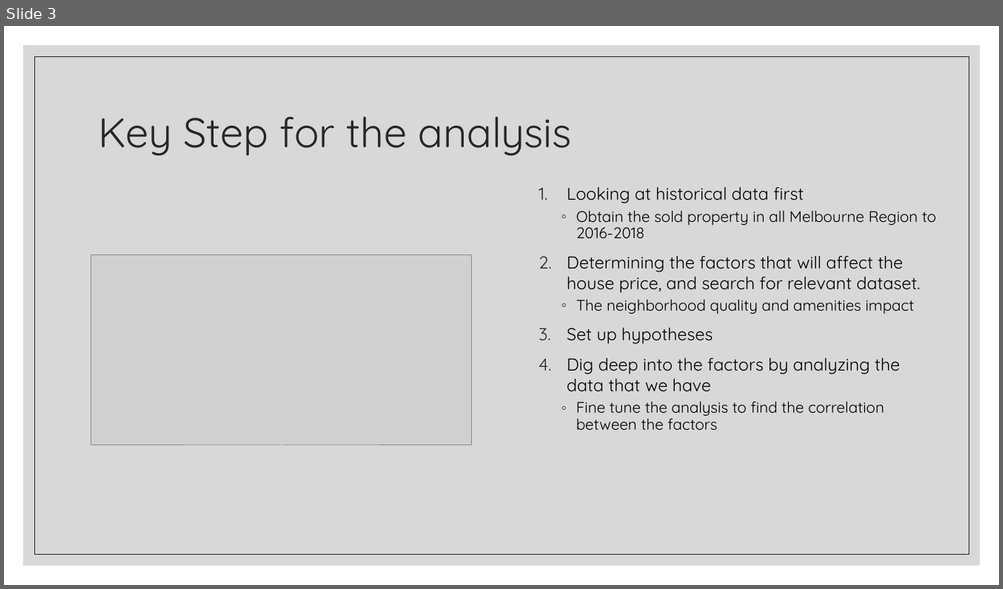
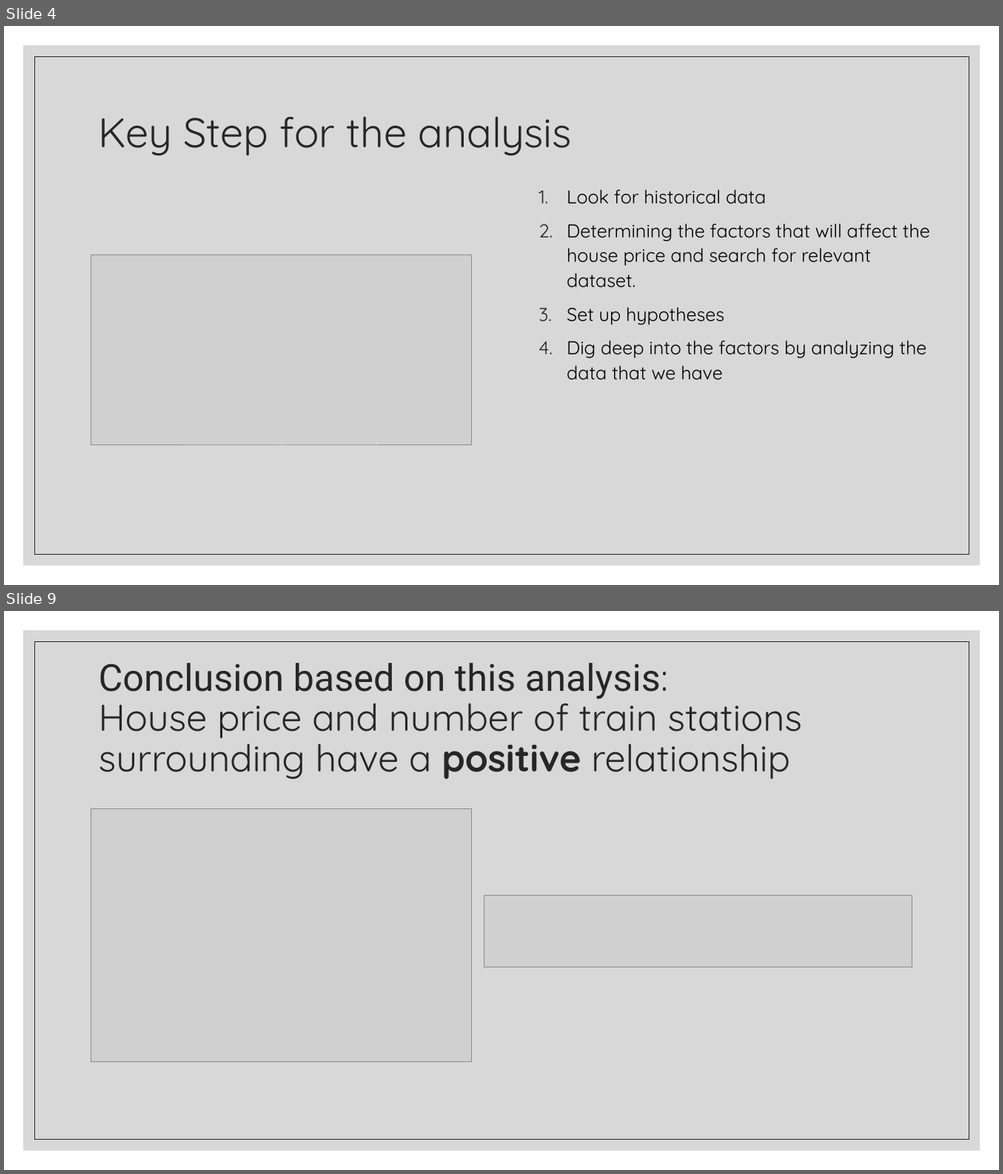
Before and after one commit to Franco1230/Data-Bootcamp-Project-1, a slide deck: Crime Rate Analysis/catherine part.pptx. Shown one above the other, each under a label of ours: slide 3 before the commit, slides 4 and 9 after it; the slides between them are not shown. The pictures are 1003x589 and 1003x1174 pixels, drawn with LibreOffice and Linux fonts; fonts in the diff are those of the drawing; grey boxes stand for pictures. Boxes give left, top, right and bottom in pixels: in the first picture for what was removed or moved away, otherwise in the second. Text is boxed around its words. In the diff, an @@ line names an element or a change of style, - is before the commit and + after.

```diff
--- a/Crime Rate Analysis/catherine part.pptx
+++ b/Crime Rate Analysis/catherine part.pptx
@@ slide 9 added at (x1=4, y1=611, x2=999, y2=1170), background #FFFFFF; not listed: 2 template elements that a slide beside it also shows @@
@@ title added at (x1=99, y1=663, x2=802, y2=779), 36 pt, text #262626 @@
+Conclusion based on this analysis:
+House price and number of train stations surrounding have a positive relationship
@@ picture added at (x1=91, y1=809, x2=472, y2=1062) @@
@@ picture added at (x1=484, y1=896, x2=912, y2=968) @@
@@ what was slide 3 is now slide 4 @@
@@ slide 4 changed as well @@
@@ text at (x1=566, y1=190, x2=930, y2=288): text changed; size 16.6 to 18 pt @@
-1. Looking at historical data first
-  ◦ Obtain the sold property in all Melbourne Region to 2016-2018
-2. Determining the factors that will affect the house price, and search for relevant dataset.
-  ◦ The neighborhood quality and amenities impact
+1. Look for historical data
+2. Determining the factors that will affect the house price and search for relevant dataset.
@@ text at (x1=566, y1=307, x2=927, y2=380): size 16.6 to 18 pt in "Set up hypotheses", "Dig deep into the factors by analyzing ..."; line spacing 1 to 1.1 @@
@@ text at (x1=576, y1=401, x2=884, y2=430): paragraph removed @@
-  ◦ Fine tune the analysis to find the correlation between the factors
```
Also in this commit, not shown: 3 other slides changed, 22 other slides added, 5 other files.
